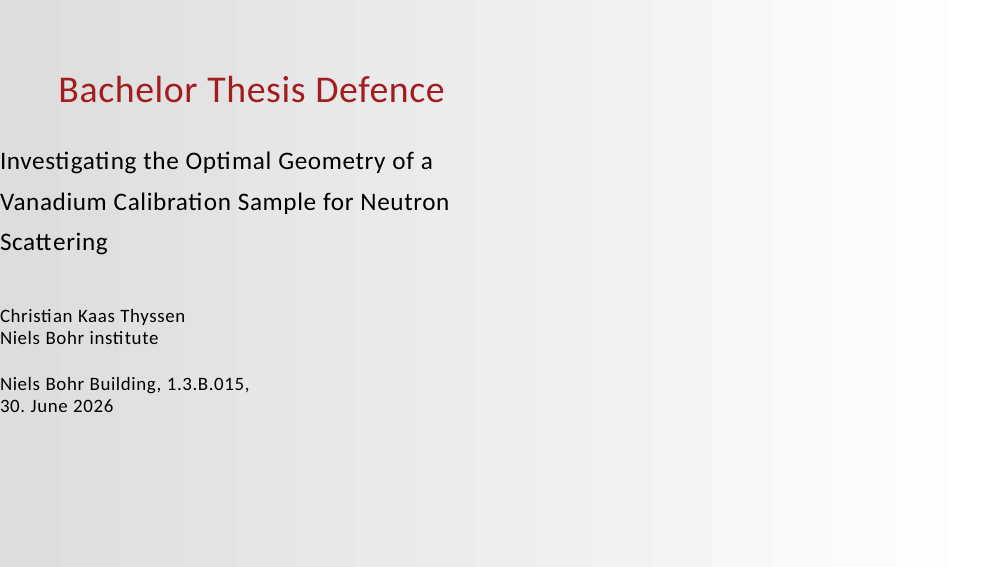
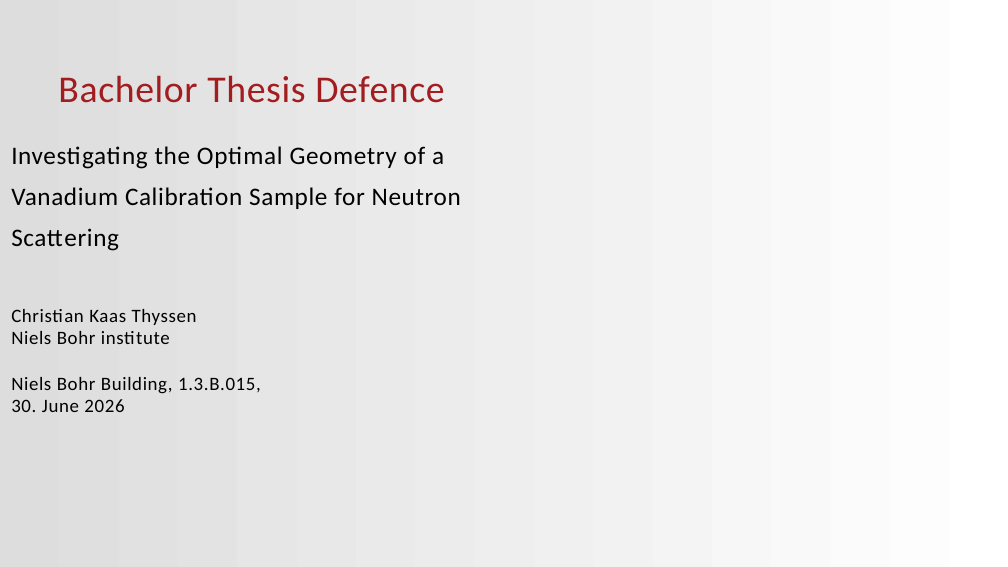
Before and after one commit to tinyThyssen/bachelor_project, a slide deck: slide 1 of Defense/Bachelor_defence.pptx. Drawn at 1008x567 pixels with LibreOffice and Linux fonts; fonts in the diff are those of the drawing; background and template pictures are left out. Boxes give left, top, right and bottom in pixels: in the first picture for what was removed or moved away, otherwise in the second. Text is boxed around its words. In the diff, an @@ line names an element or a change of style, - is before the commit and + after.

```diff
--- a/Defense/Bachelor_defence.pptx
+++ b/Defense/Bachelor_defence.pptx
@@ subtitle "Investigating the Optimal Geometry of ...": place and size @@
-subtitle "Investigating the Optimal Geometry of ..." at [0,151,449,255]
+subtitle "Investigating the Optimal Geometry of ..." at [11,146,461,251]
@@ text "Christian Kaas Thyssen": place and size @@
-text "Christian Kaas Thyssen" at [0,309,250,412]
+text "Christian Kaas Thyssen" at [11,309,261,412]
```
Also in this commit, not shown: 63 other slides changed, 1 slide added, 7 slides removed, 31 other files.
